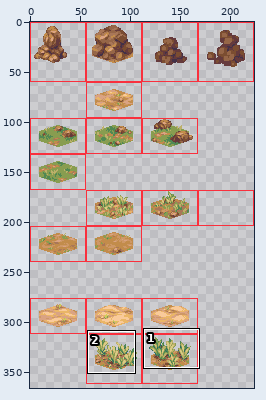
Sprite sheet, stored at public/assets/hex-tile-experiment-tiles.png. The first picture is a wide view before the edit; the outline marks the close-up.
Close-up. Before the edit:
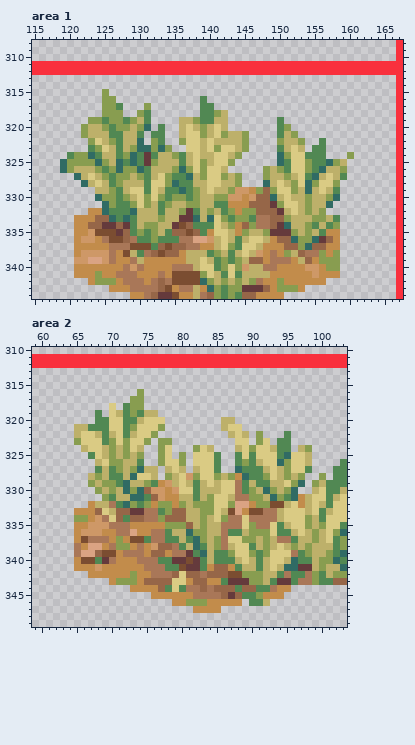
The file is 224x384 pixels. Shown: area 1: x 115..167, y 308..344; area 2: x 59..103, y 310..349. The wide view leaves out empty margins.
The result:
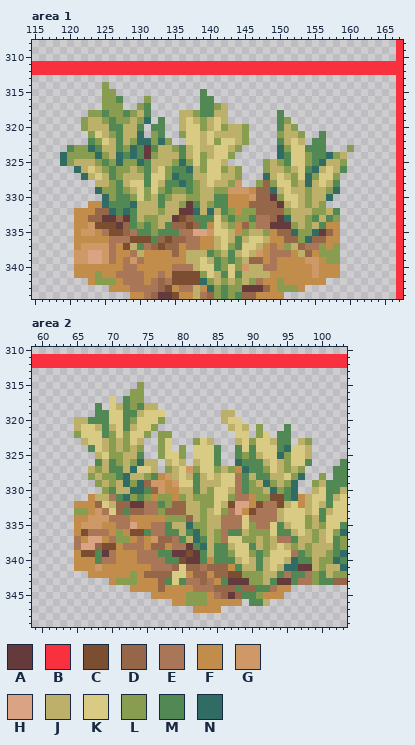
Palette (. is transparent): A #653a3c  B #f9303d  C #7b4d31  D #966648  E #a97758  F #c28c4b  G #ce9867  H #daa383  J #bdb06a  K #dacb84  L #889d50  M #518853  N #306b64
The edit:
--- area 1
@@ x 115..167 @@
 313 ....................................................B
-314 ....................................................B
-315 ..........L.........................................B
-316 ..........LL............M...........................B
-317 ..........LLM...L.......MM..........................B
-318 ..........LLL..LM.......MMLJ........................B
-319 ........LLMLLMLJM....JJLMMJJ.......M................B
-320 .......LJJLMLLJLN.M..JKJLJKJ.......ML...............B
-321 .......LJJJMMJJM.MM..JKKLJKLJJL....MJL..............B
-322 ........LKJLMJJN.LM..LKKJKJJJJL....LJJL..M..........B
-323 ........MLKJMJLNNLNL..KKJKLKKJL....MJKJ.MM..........B
-324 .....MLLNMJJMLNMAMJJLMJKJJKKJL.....NLKKMMM...L......B
-325 ....NLLLLNLJNMNMALJJJMJKLJKKL......NMKKLMMNLJ.......B
-326 ....NLJJJLMLNLLNMJJJLNLKLKKJ.....LJLMKKLMNJJL.......B
-327 ......NJKJLMLLJLMJKLMMNJLKKLJL...LJJLJKMNJKJM.......B
-328 .......NJKJMLJJJMKKLNMMJJKKJJL...NJKJLKNLKKL........B
-329 .........JJLMJKKMKJMMNMLJKJJLGGFLDLKKLJNJKJM........B
-330 .........NLLMLJKLKLMLLMLJJLLGGFGDDNJKJJLJJLN........B
-331 ..........NLMMLKLJMLJJLLJJMMFFFDDDALKKJLJJN.........B
-332 ........FFNMMMNJJJMJJLAMJLJMLFLLDDDAJKJLJL..........B
-333 ......FFFDDNMNMJJJLJJAANJNKLMLLMEEDDLJJJLLJM........B
-334 ......FFDDAADAMJLLJJACDMMMKJLFDLEEDANJJLMJML........B
-335 ......FFGCCCADMLMLJMDDCDMFKKJFLJJLAAALJLJMFF........B
-336 ......FGGFECCDEMMLMMMEEHHGJKJMJKKJFDDNLLNADF........B
-337 ......FFFFFEEECCCMDCDDEEFFJKLMKKJFFFDDLNDDFF........B
-338 ......FGGGGEFCJMEDCDDFJJJMLJMJKJGFEFLJDEELFL........B
-339 ......GGHHGEFFEJFFFFFFJJKJMLMLJDDFEEEFJDFLLL........B
-340 ......FFFFFFFEGEFFFFEEEJKKMLKLGJJEEFFFFGGFLL........B
-341 ......FFFLFFEEEFFFEFCCCCLKJMKMJJJJFFFFFFGFFF........B
+314 ..........L.........................................B
+315 ..........LL............M...........................B
+316 ..........LLM...L.......MM..........................B
+317 ..........LLL..LM.......MMLJ........................B
+318 ........LLMLLMLJM....JJLMMJJ.......M................B
+319 .......LJJLMLLJLN.M..JKJLJKJ.......ML...............B
+320 .......LJJJMMJJM.MM..JKKLJKLJJL....MJL..............B
+321 ........LKJLMJJN.LM..LKKJKJJJJL....LJJL..M..........B
+322 ........MLKJMJLNNLNL..KKJKLKKJL....MJKJ.MM..........B
+323 .....MLLNMJJMLNMAMJJLMJKJJKKJL.....NLKKMMM...L......B
+324 ....NLLLLNLJNMNMALJJJMJKLJKKL......NMKKLMMNLJ.......B
+325 ....NLJJJLMLNLLNMJJJLNLKLKKJ.....LJLMKKLMNJJL.......B
+326 ......NJKJLMLLJLMJKLMMNJLKKLJL...LJJLJKMNJKJM.......B
+327 .......NJKJMLJJJMKKLNMMJJKKJJL...NJKJLKNLKKL........B
+328 .........JJLMJKKMKJMMNMLJKJJLG..LDLKKLJNJKJM........B
+329 .........NLLMLJKLKLMLLMLJJLLGGGFDDNJKJJLJJLN........B
+330 ..........NLMMLKLJMLJJLLJJMMFFFGDDALKKJLJJN.........B
+331 ........FFNMMMNJJJMJJLAMJLMMFFFDDDDAJKJLJL..........B
+332 ......FFFDDNMNMJJJLJJAANJNJMLFLLDDDDLJJJLLJM........B
+333 ......FFDDAADAMJLLJJACDMMMKLMLLMEEDANJJLMJML........B
+334 ......FFGCCCADMLMLJMDDCDMFKJLFDLEEAAALJLJMFF........B
+335 ......FGGFECCDEMMLMMMEEHHGKKJFLJJLFDDNLLNADF........B
+336 ......FFFFFEEECCCMDCDDEEFFJKJMJKKJFFDDLNDDFF........B
+337 ......FGGGGEFCJMEDCDDFEEFFJKLMKKJFEFLJDEELFL........B
+338 ......GGHHGEFFEJFFFFDFJJJMLJMJKJGFEEEFJDFLLL........B
+339 ......GGHHGEFEGEFFFFFFJJKJMLMLJDDFEFFFFGGFLL........B
+340 ......FFFFFFFEEFFFFFEEEJKKMLKLGJJEEFFFFFGFFF........B
+341 ......FFFLFFEEEEFFEFCCCCLKJMKMJJJJFFFFFFGFFF........B
 342 ........FLLLFEEEFEDECCCCNLJLJLJLEFFLFFFFFF..........B
--- area 2
@@ x 59..103 @@
 314 .............................................
-315 .............................................
-316 ...............L.............................
-317 ..............LL.............................
-318 ...........K.MLL.............................
-319 .........M.KJMLMJJ...........................
-320 .........MMKKMMJKKK........JJ................
-321 ......JJMMMKKMLKKKL........JKK...............
-322 ......JKKJMJKMJKKL..........JKJ.L...M........
-323 ......LKKKMLKLKKL.LL.........KK.LK.MM........
-324 .......JKKJLJLKJ..LK...LKJ...JKLKKJMM.JL.....
-325 ........MKJLJLJL..LK.L.KKKM..MKMKKKMNKKJ.....
-326 .........JKLLJJM..LKKL.KKKM..MLMJKKNLKKJ....M
-327 .........MJMLJLNJJ.JKJ.JKKM..NMMMJKJLKKM...MM
-328 ........JLJMMJNKKJ.LJKGLKKLJLFNMMLKJLJL..L.MM
-329 ........LJLLMNJJLMFGJKJMJKJKKEMJMMJJKLN.LJMMM
-330 .........LJLJNLNDGGFGKKMJJJKKEMLJNLJLN..JKMMJ
-331 ..........LMJJNNMDGFFJJMJLKKJEELLJNLMNFJKKMJK
-332 ........FJJEMNLMLFLLFLJLLLKKLHHFLLCCJKFJKJMKK
-333 ......FFFDKJDDAAEEMLDDJJLLKJCHFCCEEJKKKJKMJKK
-334 ......LLFGEKDMDDEELDDDJJLJKLEEKEEEEJKKKLJMKKK
-335 ......FFGGGEEEFFFFFLLLDJLJJEEEKLEEKMJKKLJLKKM
-336 ......FGGGFFEEHFFEEMJJNLLJJEMMJLLLKMMJKJLJKLN
-337 ......FCEEEFLFCCMEEMMJMNLJLEKKLLJLJEEMJJLJKML
-338 ......EFHHFELLFEFGDDEMJNMJLEJKKMJLJKJLJLJJJML
-339 ......EHHDCCFEEEFDDFEEAMNJMMLKKLMLKKKEMLJJLMN
-340 ......FCCMAEFFFEEEMMAACAMJMMMJKJMJKKJNMMJLLNM
-341 ......FFFGFFFFFFEEEMMCAAMFDDFMJJMJKJNNAAJLJJN
-342 ........FFFFFFLFFEEEDKDDEDDDCCLLLJJMEMMELMJLL
-343 ...........FLLLFDDDDKKFDDFFMAAALLJMAAMEELMMDD
-344 ..............FFFFDMKMEEDEDDDMDDMMEFF........
-345 .................FFFFFFEEEEDADMMLFFF.........
+315 ...............L.............................
+316 ..............LL.............................
+317 ...........K.MLL.............................
+318 .........M.KJMLMJJ...........................
+319 .........MMKKMMJKKK........JJ................
+320 ......JJMMMKKMLKKKL........JKK...............
+321 ......JKKJMJKMJKKL..........JKJ.L...M........
+322 ......LKKKMLKLKKL.LL.........KK.LK.MM........
+323 .......JKKJLJLKJ..LK...LKJ...JKLKKJMM.JL.....
+324 ........MKJLJLJL..LK.L.KKKM..MKMKKKMNKKJ.....
+325 .........JKLLJJM..LKKL.KKKM..MLMJKKNLKKJ.....
+326 .........MJMLJLNJJ.JKJ.JKKM..NMMMJKJLKKM....M
+327 ........JLJMMJNKKJ.LJKGLKKLJLFNMMLKJLJL....MM
+328 ........LJLLMNJJLMFGJKJMJKJKKEMJMMJJKLN..L.MM
+329 .........LJLJNLNDGGFGKKMJJJKKEMLJNLJLN..LJMMM
+330 ..........LMJJNNMDGFFJJMJLKKJEMLLJNLMN..JKMMJ
+331 ........FJJEMNLMLFLLFLJLLLKKLEEFLLCCMNFJKKMJK
+332 ......FFFDKJDDAAEEMLDDJJLLKJCHHFCEECJKFJKJMKK
+333 ......LLFGEKDMDDEELDDDJJLJKLEHFCEEEJKKKJKMJKK
+334 ......FFGGGEEEFFFFFLLLDJLJJEEEKEEEEJKKKLJMKKK
+335 ......FGGGFFEEHFFEEMJJNLLJJEEEKLEEKMJKKLJLKKM
+336 ......FCEEEFLFCCMEEMMJMNLJLEMMJLLLKMMJKJLJKLN
+337 ......EFHHFELLFEFGDDEMJNMJLEKKLLJLJEEMJJLJKML
+338 ......EHHDCCFEEEFDDFEEAMNJMMJKKMJLJKJLJLJJJML
+339 ......FCCMAEFFFEEEMMAACAMJMMLKKLMLKKKEMLJJLMN
+340 ......FFFMEEFFFEEEEMMCAAMFMMMJKJMJKKJNMMJLLNM
+341 ......FFFGFFFFFFFEEEDKDDEDDDFMJJMJKJNNAAJLJJN
+342 ........FFFFFFLFDDDDKKFDDFDDCCLLLJJMEMMELMJLL
+343 ...........FLLLFFFDMKMEEDEFMAAALLJMAAMEELMMDD
+344 ..............FFFFDFFFFEEEDDDMDDMMEFF........
+345 .................FFFFFLLLFEDADMMLFFF.........
 346 ....................FFLLLFFFFF.MMJ...........
Pixel boxes of the changes (left, top, right, bottom) in both close-ups:
changed: (60, 82, 354, 278)
changed: (74, 382, 312, 599)
